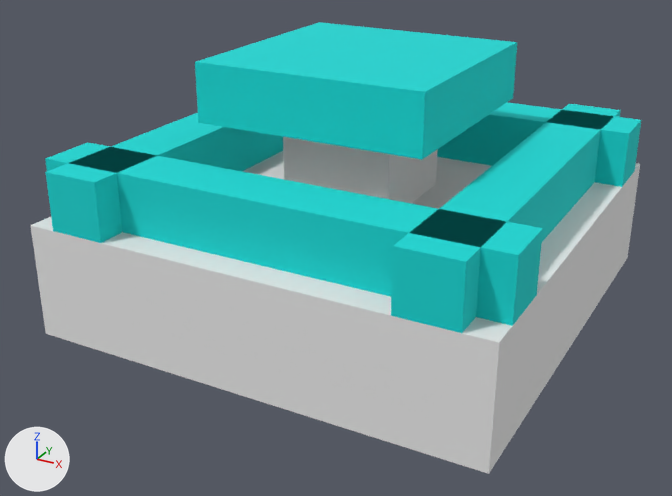
A saved change to the Blender file client/vyex/assets/3d_models/piece3_5.blend.
Before and after are seen from a 50 mm camera at (1.78, -3.48, 1.69) aimed at (-0.04, -0.16, 0.03). Every picture has the same lights, and +X, +Y and +Z are marked at lower left.

Script lines for the objects in view, before the commit:
```python
mat_material_001 = principled_material('Material.001')
mat_material_001.base_color = (0.823, 0.823, 0.823)  # white #eaeaea
mat_material_001.roughness = 1.0
me_cube = bpy.data.meshes.new('Cube')
me_cube.from_pydata(...)  # a box spanning x -1.0..1.0, y -1.0..1.0, z -1.0..1.0
me_cube.materials.append(mat_material_001)  # white #eaeaea
me_cube_003 = bpy.data.meshes.new('Cube.003')
me_cube_003.from_pydata(...)  # a box spanning x -1.0..1.0, y -1.0..1.0, z -1.0..1.0
me_cube_003.materials.append(mat_material)  # cyan #08d9d6
me_cube_024 = bpy.data.meshes.new('Cube.024')
me_cube_024.from_pydata(...)  # a box spanning x -1.0..1.0, y -1.0..1.0, z -1.0..1.0
me_cube_024.materials.append(mat_material_001)  # white #eaeaea
ob_cube = bpy.data.objects.new('Cube', me_cube)
ob_cube.location = (0.0, 0.0, 0.0)
ob_cube.scale = (1.0, 1.0, 0.25)
ob_cube_004 = bpy.data.objects.new('Cube.004', me_cube_003)
ob_cube_004.location = (0.0, 0.75, 0.375)
ob_cube_004.scale = (1.0, 0.125, 0.125)
ob_cube_018 = bpy.data.objects.new('Cube.018', me_cube_024)
ob_cube_018.location = (0.0, 0.0, 0.5)
ob_cube_018.scale = (0.25, 0.25, 0.25)
# also in view: 'Cube.001' at (0.0, -0.75, 0.38); 'Cube.016' at (-0.75, 0.0, 0.38); 'Cube.003' at (0.75, 0.0, 0.38); 'Cube.005' at (0.0, 0.0, 0.75)
```
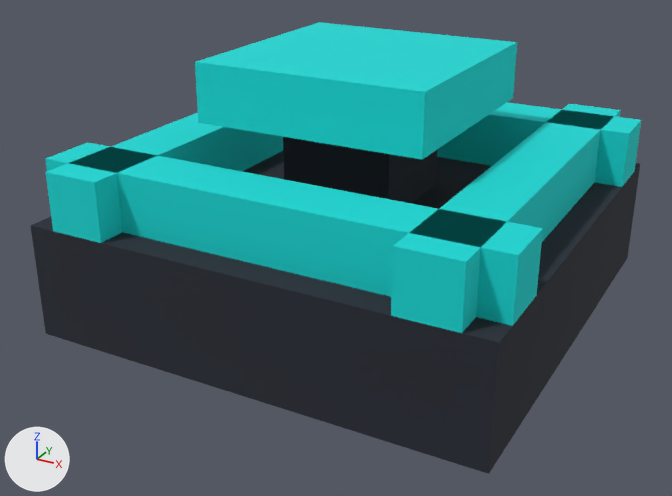
Boxes [x1, y1, x2, y2] around the edits, measured in the pictures (672 x 496 px):
```json
{"object": "Cube", "change": "recoloured", "before": [31, 151, 640, 474], "after": [31, 151, 640, 474]}
{"object": "Cube.018", "change": "recoloured", "before": [283, 137, 438, 203], "after": [283, 137, 438, 203]}
```

The change, as JSON lines over the scene's bpy script:
```json
{"op": "set", "path": "mat_material_001.base_color", "old": "(0.823, 0.823, 0.823)", "new": "(0.0185, 0.0232, 0.0343)", "note": "white #eaeaea -> dark blue #252a34"}
```
